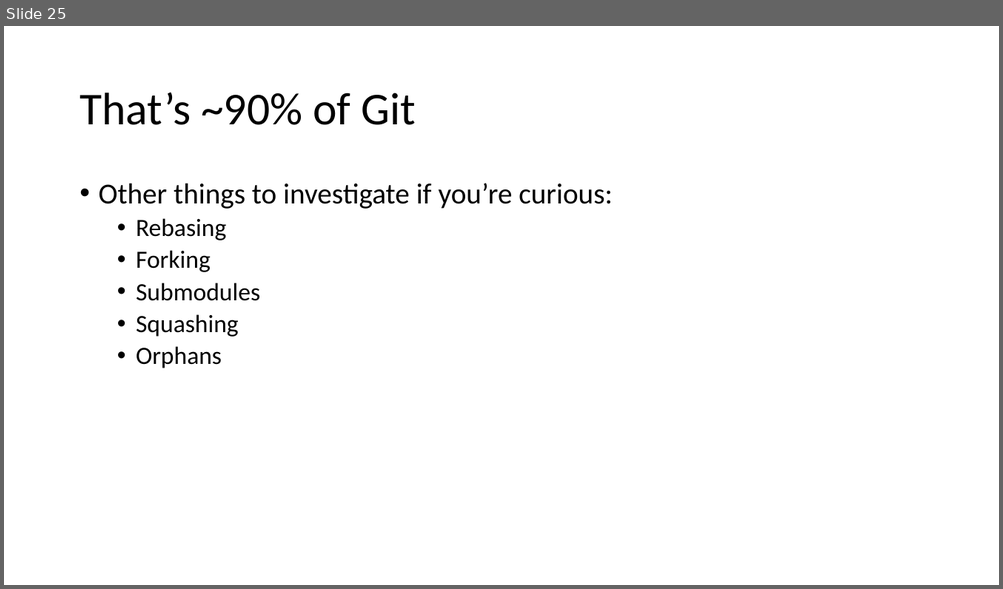
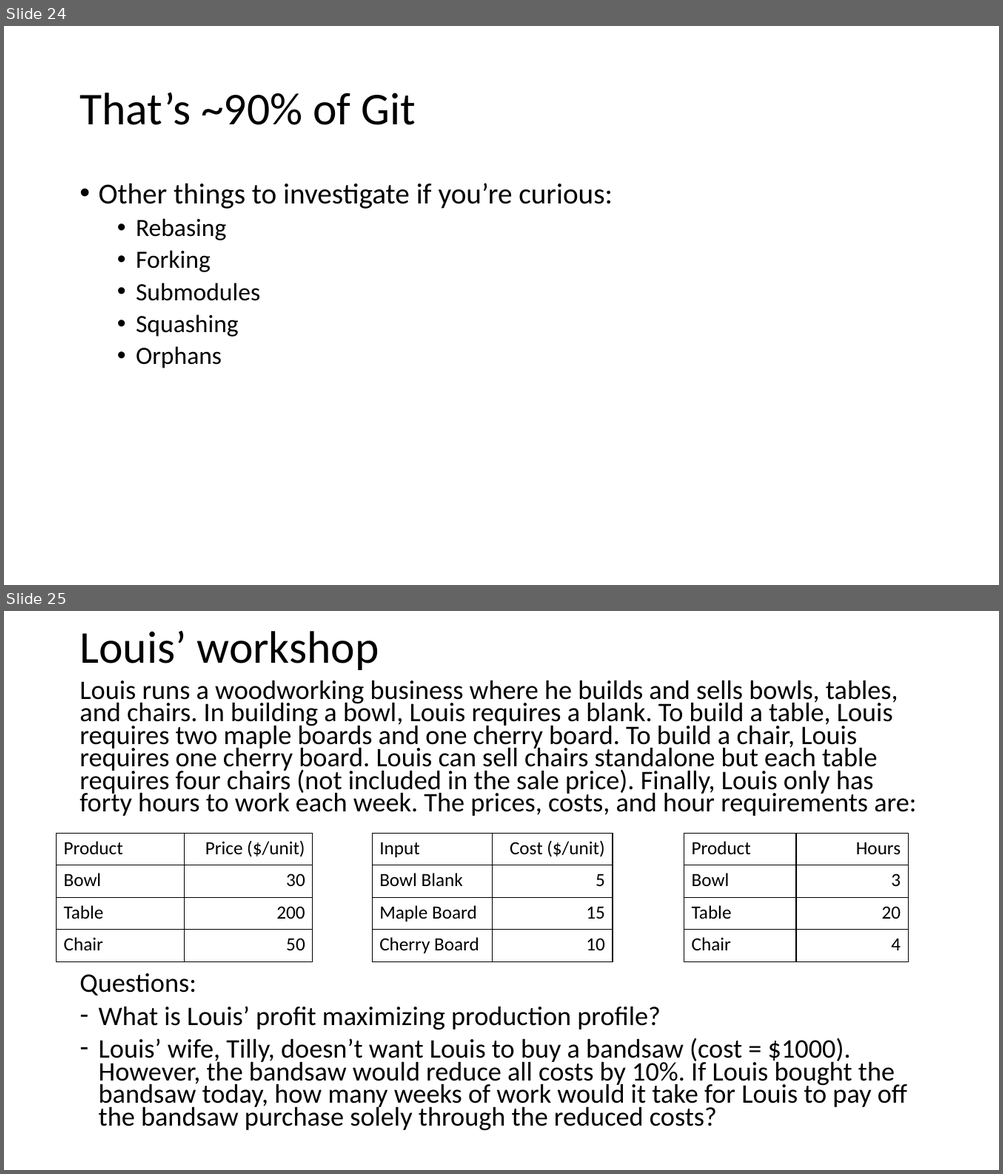
Before and after one commit to maxxb77/EBGN632_2019, a slide deck: ClassSlides/Course2.pptx. Shown one above the other, each under a label of ours: slide 25 before the commit, slides 24 and 25 after it. The pictures are 1003x589 and 1003x1174 pixels, drawn with LibreOffice and Linux fonts; fonts in the diff are those of the drawing. Boxes give left, top, right and bottom in pixels: in the first picture for what was removed or moved away, otherwise in the second. Text is boxed around its words. In the diff, an @@ line names an element or a change of style, - is before the commit and + after.

Commit message:
Adding Louis' workshop problem description and math

```diff
--- a/ClassSlides/Course2.pptx
+++ b/ClassSlides/Course2.pptx
@@ slide 25 added at [4, 611, 999, 1170], background #FFFFFF @@
@@ title added at [79, 631, 379, 670], 44 pt, text #000000 @@
+Louis’ workshop
@@ text added at [79, 680, 916, 1131], 25.9 pt, text #000000 @@
+Louis runs a woodworking business where he builds and sells bowls, tables, and chairs. In building a bowl, Louis requires a blank. To build a table, Louis requires two maple boards and one cherry board. To build a chair, Louis requires one cherry board. Louis can sell chairs standalone but each table requires four chairs (not included in the sale price). Finally, Louis only has forty hours to work each week. The prices, costs, and hour requirements are:
+Questions:
+– What is Louis’ profit maximizing production profile?
+– Louis’ wife, Tilly, doesn’t want Louis to buy a bandsaw (cost = $1000). However, the bandsaw would reduce all costs by 10%. If Louis bought the bandsaw today, how many weeks of work would it take for Louis to pay off the bandsaw purchase solely through the reduced costs?
@@ table added at [57, 833, 313, 963], 4 rows, 2 columns @@
+Product | Price ($/unit)
+Bowl | 30
+Table | 200
+Chair | 50
@@ table added at [372, 833, 612, 963], 4 rows, 2 columns @@
+Input | Cost ($/unit)
+Bowl Blank | 5
+Maple Board | 15
+Cherry Board | 10
@@ table added at [684, 833, 908, 963], 4 rows, 2 columns @@
+Product | Hours
+Bowl | 3
+Table | 20
+Chair | 4
@@ what was slide 25 is now slide 24 @@
```
Also in this commit, not shown: 1 slide changed, 4 other slides added, 2 slides removed.
